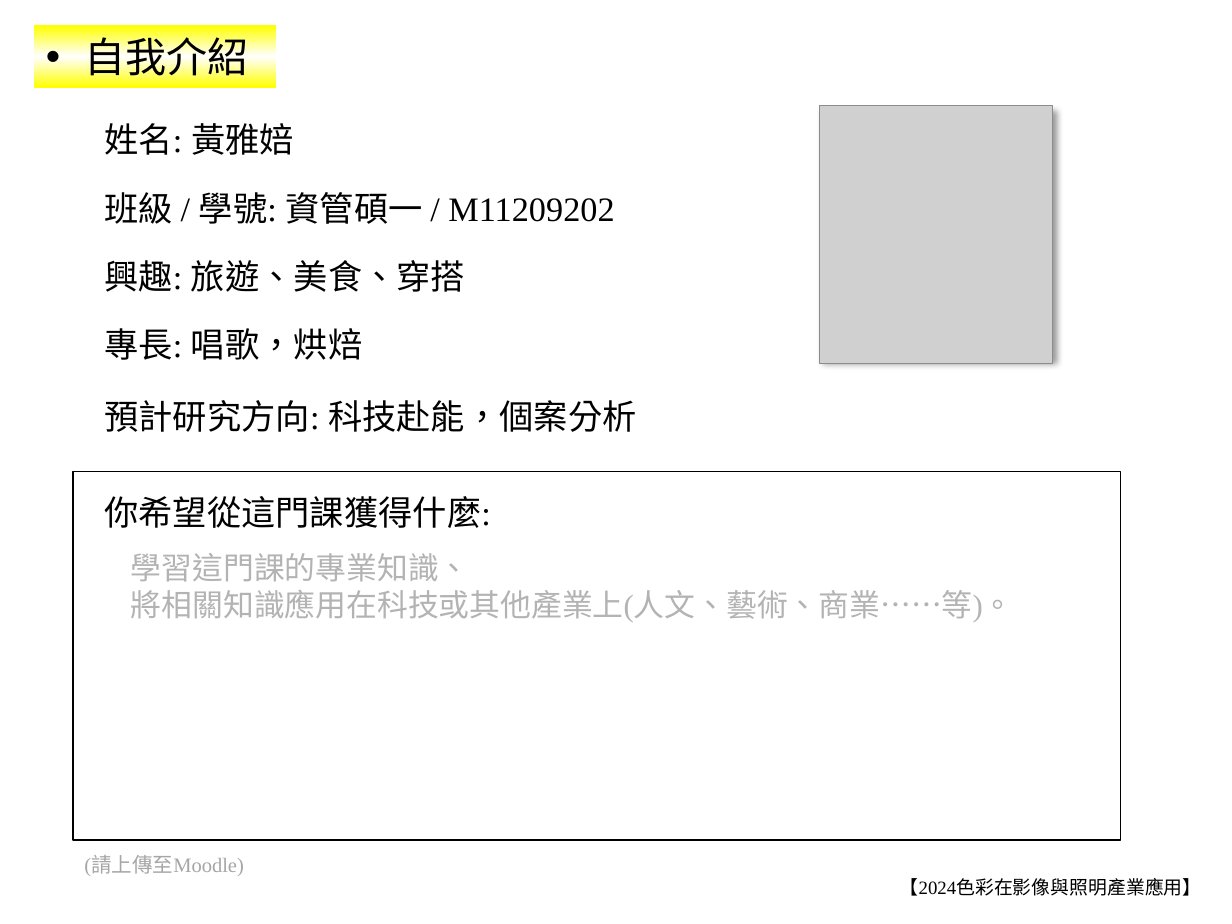
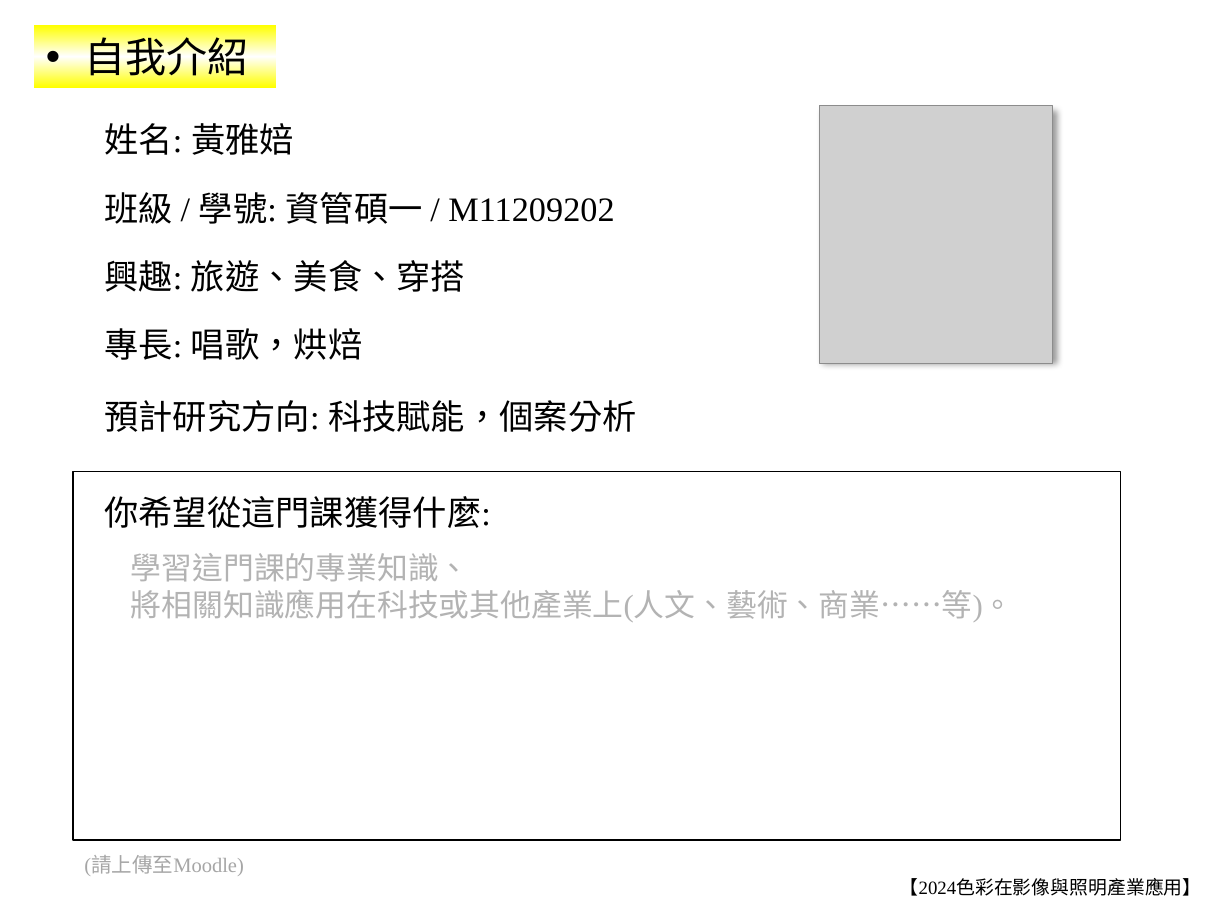
Before and after one commit to carina419/NTUST, a slide deck: slide 1 of 112-2/CI5218701 色彩學在影像與照明產業之應用/介紹(資管所_黃雅婄) 色彩產業應用.pptx. Drawn at 1232x924 pixels with LibreOffice and Linux fonts; fonts in the diff are those of the drawing; grey boxes stand for pictures; background and template pictures are left out. Boxes give left, top, right and bottom in pixels: in the first picture for what was removed or moved away, otherwise in the second. Text is boxed around its words. In the diff, an @@ line names an element or a change of style, - is before the commit and + after.

```diff
--- a/112-2/CI5218701 色彩學在影像與照明產業之應用/介紹(資管所_黃雅婄) 色彩產業應用.pptx
+++ b/112-2/CI5218701 色彩學在影像與照明產業之應用/介紹(資管所_黃雅婄) 色彩產業應用.pptx
@@ text at bbox=[104, 400, 636, 432]: text changed @@
-預計研究方向: 科技赴能，個案分析
+預計研究方向: 科技賦能，個案分析
```
